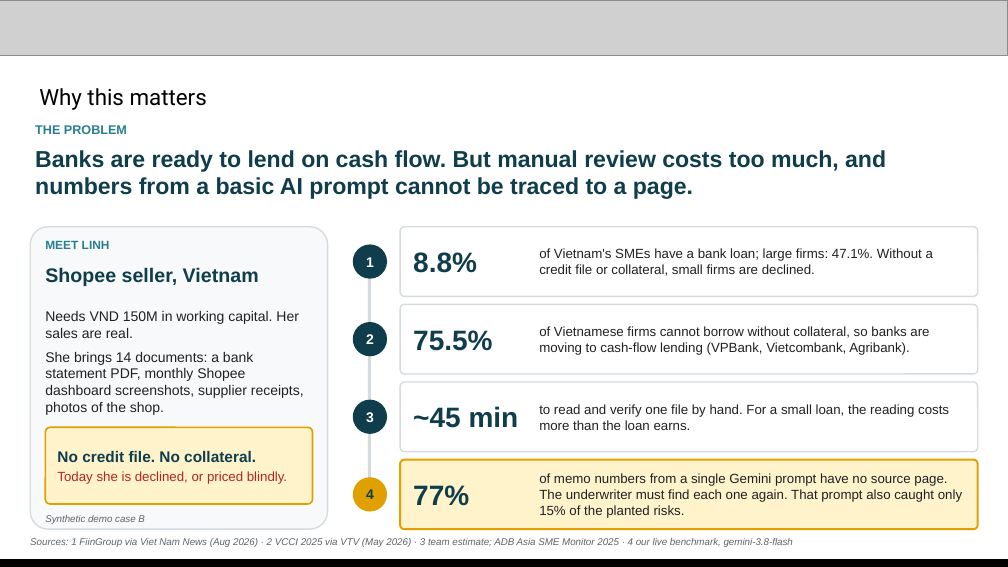
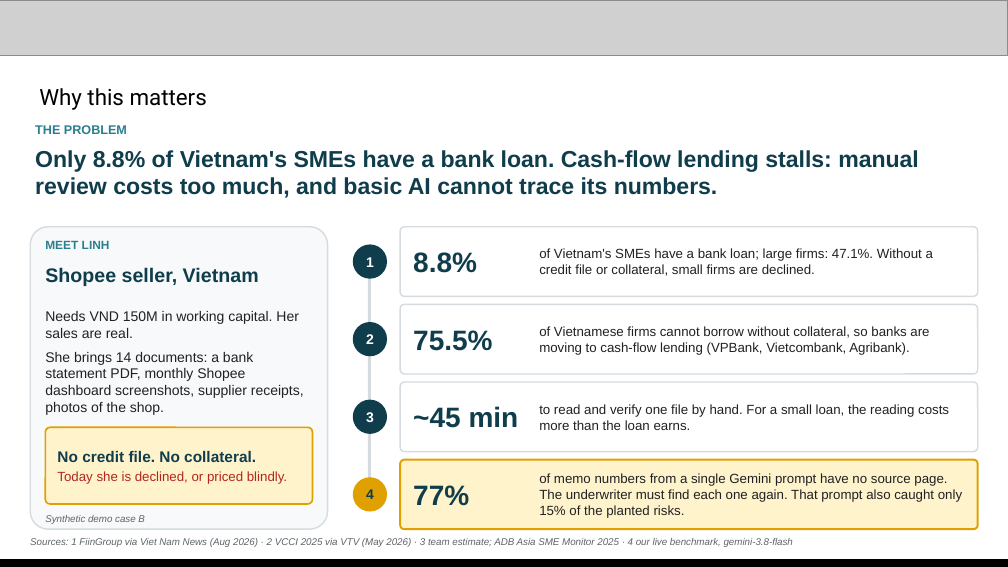
Before and after one commit to changhyeonnam/ghack, a slide deck: slide 2 of presentation/LedgerLens_AI_Builder_Cup_Submission.pptx. Drawn at 1008x567 pixels with LibreOffice and Linux fonts; fonts in the diff are those of the drawing; grey boxes stand for pictures. Boxes give left, top, right and bottom in pixels: in the first picture for what was removed or moved away, otherwise in the second. Text is boxed around its words. In the diff, an @@ line names an element or a change of style, - is before the commit and + after.

Commit message:
Deck: Vietnam-first problem headline, YouTube link, clearer submission links
- Problem slide leads with the 8.8% SME loan figure for Vietnam.
- Links slide: clickable GitHub, YouTube and app links, with plain instructions for
  each (where to start in the README, what the video covers, how to try the app).

```diff
--- a/presentation/LedgerLens_AI_Builder_Cup_Submission.pptx
+++ b/presentation/LedgerLens_AI_Builder_Cup_Submission.pptx
@@ text at [35, 150, 919, 198]: text changed @@
-Banks are ready to lend on cash flow. But manual review costs too much, and numbers from a basic AI prompt cannot be traced to a page.
+Only 8.8% of Vietnam's SMEs have a bank loan. Cash-flow lending stalls: manual review costs too much, and basic AI cannot trace its numbers.
```
Also in this commit, not shown: 1 other slide changed, 2 other files.
